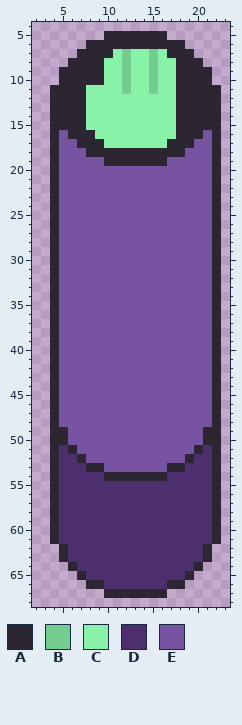
One commit to this sprite sheet: Assets/Sprites/Environment/Switch.png. The picture above is the old version.
The file is 29x70 pixels. Shown: x 2..23, y 4..68.
Palette (. is transparent): A #2c2632  B #73cd8e  C #88f2a8  D #4c2f6c  E #7853a1
The same view after the edit:
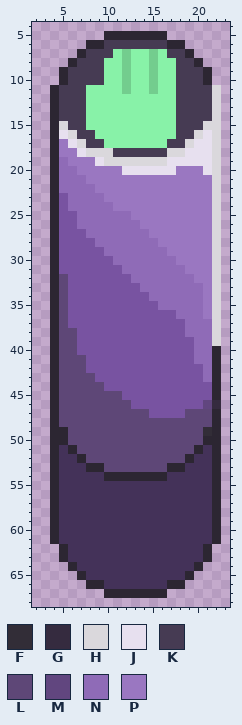
Colours new in this view: F #322d37  G #352b3f  H #dad8dc  J #e7e0ef  K #463b53  L #5e4777  M #61467f  N #8f6bb7  P #9a77c1
What changed:
Colour D changes from #4c2f6c to #443259.
Colour A becomes colour F in row 49 at x 21.
Colour A becomes colour G in row 46 at x 22.
Colour A becomes colour H in rows 11 to 14 at x 22; in row 15 at x 5 and 21 to 22; in row 16 at x 6, 20 and 22; in row 17 at x 7, 19 and 22; in row 18 at x 8 to 10, 17 to 18 and 22; in row 19 at x 10 to 16 and 22.
Colour A becomes colour H in rows 20 to 39 at x 22.
Colour E becomes colour J in row 16 at x 5 and 21; in row 17 at x 6 and 20 to 21; in row 18 at x 7 and 19 to 21; in row 19 at x 9 and 17 to 21; in row 20 at x 12 to 17 and 21.
Colour A becomes colour K in row 6 at x 10 to 16; in row 7 at x 8 to 10 and 17 to 18; in row 8 at x 7 to 9 and 18 to 19; in rows 9 to 10 at x 6 to 9 and 18 to 20; in rows 11 to 14 at x 5 to 7 and 18 to 21; in row 15 at x 6 to 7 and 18 to 20.
Colour A becomes colour K in row 16 at x 7 to 8 and 18 to 19; in row 17 at x 8 to 9 and 17 to 18; in row 18 at x 11 to 16.
Colour E becomes colour L in rows 32 to 37 at x 5; in rows 38 to 40 at x 5 to 6; in rows 41 to 42 at x 5 to 7; in row 43 at x 5 to 8; in row 44 at x 5 to 9; in row 45 at x 5 to 11.
Colour E becomes colour L in row 46 at x 5 to 12; in row 47 at x 5 to 14 and 19 to 21; in row 48 at x 5 to 21; in rows 49 to 50 at x 6 to 20; in row 51 at x 7 to 19; in row 52 at x 8 to 18.
Colour E becomes colour L in row 53 at x 10 to 16.
Colour E becomes colour M in row 46 at x 21.
Colour E becomes colour N in row 19 at x 5; in row 20 at x 5 to 6; in row 21 at x 5 to 7; in row 22 at x 5 to 8; in row 23 at x 6 to 9; in row 24 at x 6 to 10.
Colour E becomes colour N in row 25 at x 7 to 12; in row 26 at x 7 to 13; in row 27 at x 8 to 14; in row 28 at x 9 to 15; in row 29 at x 10 to 16; in row 30 at x 11 to 17.
Colour E becomes colour N in row 31 at x 12 to 18; in row 32 at x 13 to 19; in row 33 at x 14 to 20; in row 34 at x 15 to 20; in row 35 at x 16 to 20; in row 36 at x 18 to 20.
Colour E becomes colour N in rows 37 to 38 at x 19 to 21; in rows 39 to 41 at x 20 to 21; in rows 42 to 43 at x 21.
Colour E becomes colour P in row 17 at x 5; in row 18 at x 5 to 6; in row 19 at x 6 to 8; in row 20 at x 7 to 11 and 18 to 20; in row 21 at x 8 to 21; in row 22 at x 9 to 21.
Colour E becomes colour P in row 23 at x 10 to 21; in row 24 at x 11 to 21; in row 25 at x 13 to 21; in row 26 at x 14 to 21; in row 27 at x 15 to 21; in row 28 at x 16 to 21.
Colour E becomes colour P in row 29 at x 17 to 21; in row 30 at x 18 to 21; in row 31 at x 19 to 21; in row 32 at x 20 to 21; in rows 33 to 36 at x 21.
